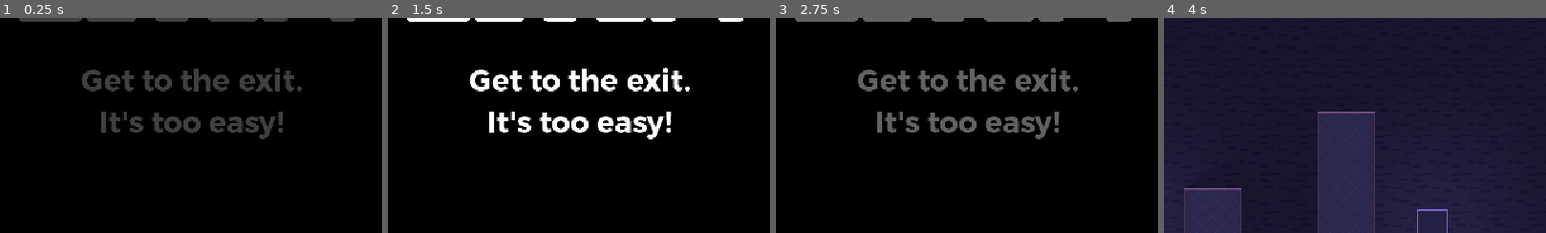
Above: before the commit, frames 1-4 (left to right).
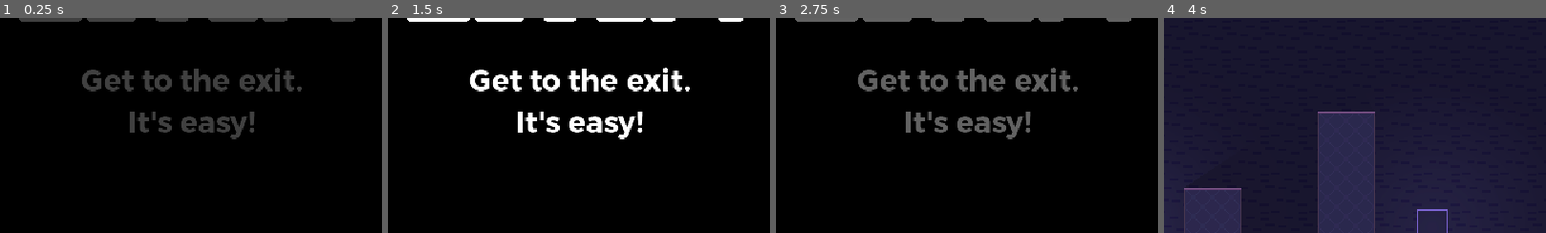
Above: after the commit, the same moments.

Repository: robotmaster/game-off-2026
Game: Godot game, scene res://scenes/level_start.tscn
Two runs of this game, one before a commit and one after it. Both use one fixed random seed, a clock stepped at 60 frames per second and the inputs below.
Inputs:
- Up to frame 1 (0.25 s): no input
- Up to frame 2 (1.5 s): hold Shift (move_slow) 0.53-1.28 s; hold Right (right) from 0.53 s (still down); tap B (revert_jump) at 0.77 s; tap Enter at 1.25 s; tap X (switch_edit) at 1.35 s
- Up to frame 3 (2.75 s): tap B (revert_jump) at 1.52 s; tap R (reset) at 2 s; release Right (right) at 2.03 s; hold Left (left) from 2.03 s (still down); tap Z (toggle_play) at 2.1 s
- Up to frame 4 (4 s): release Left (left) at 2.78 s; hold Right (right) from 2.78 s (still down); tap Shift (move_slow) at 2.85 s; tap B (revert_jump) at 3.02, 3.77 s; tap X (switch_edit) at 3.6 s
The pictures show only the part of the screen within x 25-75%, y 24-74%; the shares and areas given below are measured in that part.

The runs differ from the first frame. In frame 1, 2.3% of the frame differs, in the area x 26-74%, y 43-57%; in frame 2, 2.6%, in the area x 26-75%, y 43-57%; in frame 3, 2.4%; in frame 4, nothing differs.

Commit message:
did some polishing

Diff:
--- a/game-off-2026/globals/level_manager.gd
+++ b/game-off-2026/globals/level_manager.gd
@@ -21,11 +21,11 @@
 ]
 
 const room_to_tip = {
-	"res://scenes/rooms/basics/intro.tscn": "Get to the exit.\nIt's too easy!",
+	"res://scenes/rooms/basics/intro.tscn": "Get to the exit.\nIt's easy!",
 	"res://scenes/rooms/basics/polygon_intro.tscn": "Red + Green + Blue = White\nand maybe something else",
 	"res://scenes/rooms/basics/polygon_intro_2.tscn": "Something else you might wanna know:\nR to reset\nB to undo your last jump",
 	"res://scenes/rooms/moving/moving_poly_intro.tscn": "Legend goes that entering areas of high energy gives you special powers.",
-	"res://scenes/rooms/moving/moving_2.tscn": "This one is easy.\nBy the way, how many holes are in a straw?",
+	"res://scenes/rooms/moving/moving_2.tscn": "Use Shift for precision moving.",
 	"res://scenes/rooms/moving/two_areas.tscn": "Remember what I said about the high energy?\nEnergy can come in different forms, you know?",
 	"res://scenes/rooms/moving/two_areas_2.tscn": "Life Advice:\nEverything has an upside and a downside.",
 	"res://scenes/rooms/moving/falling_lock_intro.tscn": "Some people pass out after using immense power.",
--- a/game-off-2026/scenes/rooms/basics/intro.tscn
+++ b/game-off-2026/scenes/rooms/basics/intro.tscn
@@ -1,14 +1,102 @@
 [gd_scene format=4 uid="uid://dttkllv1b276k"]
 
 [ext_resource type="PackedScene" uid="uid://b8ioekin6ogii" path="res://scenes/room.tscn" id="1_63hat"]
+[ext_resource type="Texture2D" uid="uid://cev8n5oedbx37" path="res://sprites/trigger_hints.png" id="2_tdkdy"]
+
+[sub_resource type="GDScript" id="GDScript_83bra"]
+script/source = "extends TriggerHint
+
+var moved := false
+
+
+func override_hint_spawn_pos() -> Vector2:
+	return get_node(\"../Player\").global_position
+
+func override_hint_time_increment(delta: float) -> void:
+	if Input.is_action_just_pressed(\"left\") or Input.is_action_just_pressed(\"right\") or Input.is_action_just_pressed(\"up\"):
+		moved = true
+
+	if not moved:
+		spawn_hint_timer += delta
+	else:
+		spawn_hint_timer = spawn_hint_initial_value
+"
+
+[sub_resource type="GDScript" id="GDScript_n74t1"]
+script/source = "extends TriggerHint
+
+var moved := false
+var jumped := false
+
+func override_hint_spawn_pos() -> Vector2:
+	return get_node(\"../Player\").global_position
+
+func override_hint_time_increment(delta: float) -> void:
+	if Input.is_action_just_pressed(\"left\") or Input.is_action_just_pressed(\"right\") or Input.is_action_just_pressed(\"up\"):
+		moved = true
+
+	if Input.is_action_just_pressed(\"up\"):
+		jumped = true
+
+	if moved and not jumped:
+		spawn_hint_timer += delta
+	else:
+		spawn_hint_timer = spawn_hint_initial_value
+"
 
 [node name="Room" unique_id=1685634979 instance=ExtResource("1_63hat")]
 
 [node name="Tiles" parent="." index="1" unique_id=235629107]
 tile_map_data = PackedByteArray("AADs/woAAAABAAEAAAABAAsAAAABAAIAAAACAAsAAAABAAIAAAADAAsAAAABAAIAAAAEAAsAAAABAAIAAAAFAA …(6800 unchanged characters)…
 
-[node name="Exit" parent="." index="6" unique_id=1218272071]
+[node name="MovePolygonTrigger" type="Area2D" parent="." index="6" unique_id=1764046566]
+script = SubResource("GDScript_83bra")
+
+[node name="Hint" type="Node2D" parent="MovePolygonTrigger" index="0" unique_id=1750557210]
+
+[node name="Hint4" type="Sprite2D" parent="MovePolygonTrigger/Hint" index="0" unique_id=1361199964]
+position = Vector2(0, -30)
+texture = ExtResource("2_tdkdy")
+vframes = 10
+frame = 7
+
+[node name="Hint" type="Sprite2D" parent="MovePolygonTrigger/Hint" index="1" unique_id=286542964]
+position = Vector2(-30, 0)
+texture = ExtResource("2_tdkdy")
+vframes = 10
+frame = 6
+
+[node name="Hint2" type="Sprite2D" parent="MovePolygonTrigger/Hint" index="2" unique_id=298191261]
+position = Vector2(30, 0)
+texture = ExtResource("2_tdkdy")
+vframes = 10
+frame = 5
+
+[node name="JumpTrigger" type="Area2D" parent="." index="7" unique_id=2059442436]
+script = SubResource("GDScript_n74t1")
+
+[node name="Hint" type="Node2D" parent="JumpTrigger" index="0" unique_id=1353027190]
+
+[node name="Hint4" type="Sprite2D" parent="JumpTrigger/Hint" index="0" unique_id=457350084]
+position = Vector2(0, -30)
+texture = ExtResource("2_tdkdy")
+vframes = 10
+frame = 9
+
+[node name="Hint4" type="Sprite2D" parent="JumpTrigger/Hint/Hint4" index="0" unique_id=1297601676]
+position = Vector2(-50, 0)
+texture = ExtResource("2_tdkdy")
+vframes = 10
+frame = 7
+
+[node name="Hint4" type="Sprite2D" parent="JumpTrigger/Hint/Hint4/Hint4" index="0" unique_id=1081475009]
+position = Vector2(100, 0)
+texture = ExtResource("2_tdkdy")
+vframes = 10
+frame = 4
+
+[node name="Exit" parent="." index="8" unique_id=1218272071]
 position = Vector2(64, 96)
 
-[node name="Player" parent="." index="7" unique_id=1936053006]
+[node name="Player" parent="." index="9" unique_id=1936053006]
 position = Vector2(-192, 80)
--- a/game-off-2026/scenes/rooms/basics/polygon_intro_2.tscn
+++ b/game-off-2026/scenes/rooms/basics/polygon_intro_2.tscn
@@ -1,6 +1,24 @@
 [gd_scene format=4 uid="uid://cn1kwobfbcuib"]
 
 [ext_resource type="PackedScene" uid="uid://b8ioekin6ogii" path="res://scenes/room.tscn" id="1_pvpit"]
+[ext_resource type="Texture2D" uid="uid://cev8n5oedbx37" path="res://sprites/trigger_hints.png" id="2_fo31u"]
+[ext_resource type="FontFile" uid="uid://dj4krrmnr7cdn" path="res://fonts/ari-w9500-display.ttf" id="3_jubu7"]
+
+[sub_resource type="GDScript" id="GDScript_jubu7"]
+script/source = "extends TriggerHint
+
+
+func override_hint_spawn_pos() -> Vector2:
+	return get_node(\"../Player\").global_position
+"
+
+[sub_resource type="LabelSettings" id="LabelSettings_apwu6"]
+font = ExtResource("3_jubu7")
+outline_size = 8
+outline_color = Color(0, 0, 0, 1)
+
+[sub_resource type="RectangleShape2D" id="RectangleShape2D_jubu7"]
+size = Vector2(395, 93)
 
 [node name="Room" unique_id=1685634979 instance=ExtResource("1_pvpit")]
 
@@ -11,7 +29,7 @@
 use_parent_material = true
 position = Vector2(-286, 102)
 color = Color(1, 0, 0, 1)
-polygon = PackedVector2Array(193, -88, 296, -13, 272, 0, 172, -1)
+polygon = PackedVector2Array(193, -88, 325, 3, 190, -66)
 
 [node name="Polygon2D2" type="Polygon2D" parent="MainPolygons/PolygonCanvas/Red" parent_id_path=PackedInt32Array(349891011) index="1" unique_id=1340193889]
 use_parent_material = true
@@ -24,7 +42,7 @@
 position = Vector2(-199, 102)
 scale = Vector2(1, 1.0769231)
 color = Color(0, 1, 0, 1)
-polygon = PackedVector2Array(144, 34.35714, 228, -65, 80, -74.28571)
+polygon = PackedVector2Array(150, 16.71428, 228, -65, 80, -74.28571)
 
 [node name="Polygon2D2" type="Polygon2D" parent="MainPolygons/PolygonCanvas/Green" parent_id_path=PackedInt32Array(737133991) index="1" unique_id=1326208267]
 use_parent_material = true
@@ -44,11 +62,49 @@
 color = Color(0, 0, 1, 1)
 polygon = PackedVector2Array(-270, -64, -186, 34, -223, 85, -289, 32)
 
-[node name="Exit" parent="." index="6" unique_id=1218272071]
+[node name="StuckTrigger" type="Area2D" parent="." index="6" unique_id=866737286]
+script = SubResource("GDScript_jubu7")
+
+[node name="Hint" type="Node2D" parent="StuckTrigger" index="0" unique_id=876336179]
+
+[node name="Hint5" type="Sprite2D" parent="StuckTrigger/Hint" index="0" unique_id=1972474091]
+position = Vector2(-50, -63)
+texture = ExtResource("2_fo31u")
+vframes = 10
+frame = 3
+
+[node name="Label" type="Label" parent="StuckTrigger/Hint" index="1" unique_id=2129341366]
+offset_left = -32.0
+offset_top = -71.0
+offset_right = 22.0
+offset_bottom = -48.0
+text = "Reset"
+label_settings = SubResource("LabelSettings_apwu6")
+
+[node name="Hint6" type="Sprite2D" parent="StuckTrigger/Hint" index="2" unique_id=1879517153]
+position = Vector2(-50, -36)
+texture = ExtResource("2_fo31u")
+vframes = 10
+frame = 4
+
+[node name="Label2" type="Label" parent="StuckTrigger/Hint" index="3" unique_id=1395074684]
+offset_left = -32.0
+offset_top = -43.0
+offset_right = 69.0
+offset_bottom = -6.0
+text = "Undo Jump
+"
+label_settings = SubResource("LabelSettings_apwu6")
+
+[node name="CollisionShape2D" type="CollisionShape2D" parent="StuckTrigger" index="1" unique_id=274048069]
+position = Vector2(-108.5, 133.5)
+shape = SubResource("RectangleShape2D_jubu7")
+
+[node name="Exit" parent="." index="7" unique_id=1218272071]
 position = Vector2(-288, -96)
 
-[node name="Player" parent="." index="7" unique_id=1936053006]
+[node name="Player" parent="." index="8" unique_id=1936053006]
 position = Vector2(272, 144)
 
-[node name="CanvasModulate" parent="." index="8" unique_id=1055200988]
+[node name="CanvasModulate" parent="." index="9" unique_id=1055200988]
 color = Color(0.8175213, 0.8175213, 0.81752115, 1)
--- a/game-off-2026/scenes/rooms/moving/moving_poly_intro.tscn
+++ b/game-off-2026/scenes/rooms/moving/moving_poly_intro.tscn
@@ -4,22 +4,101 @@
 [ext_resource type="PackedScene" uid="uid://bb5wm8lt3m5hk" path="res://scenes/special_scenes/polygon_move_area.tscn" id="2_6gygu"]
 [ext_resource type="Texture2D" uid="uid://cev8n5oedbx37" path="res://sprites/trigger_hints.png" id="3_n74t1"]
 
-[sub_resource type="GDScript" id="GDScript_n74t1"]
-script/source = "extends TriggerHint
-
-
-# Called when the node enters the scene tree for the first time.
-func _ready() -> void:
-	pass # Replace with function body.
-
-
-# Called every frame. 'delta' is the elapsed time since the previous frame.
-func _process(delta: float) -> void:
-	pass
+[sub_resource type="GDScript" id="GDScript_jw5gh"]
+script/source = "extends TriggerHint
+
+var x_pressed := false
+var moved := false
+
+var original_positions := [Vector2(-9999, 0), Vector2(-9999, 0), Vector2(-9999, 0)]
+
+func override_hint_time_increment(delta: float) -> void:
+	if original_positions[0].x == -9999:
+		original_positions[0] = get_node(\"..\").color_1_parent.global_position
+		original_positions[1] = get_node(\"..\").color_2_parent.global_position
+		original_positions[2] = get_node(\"..\").color_3_parent.global_position
+
+	if original_positions[0] != get_node(\"..\").color_1_parent.global_position:
+		moved = true
+	if original_positions[1] != get_node(\"..\").color_2_parent.global_position:
+		moved = true
+	if original_positions[2] != get_node(\"..\").color_3_parent.global_position:
+		moved = true
+
+	if get_node(\"..\").transform_editing_index > 0:
+		x_pressed = true
+
+	if get_node(\"..\").is_editing and moved and not x_pressed:
+		spawn_hint_timer += delta
+	else:
+		spawn_hint_timer = spawn_hint_initial_value
+"
+
+[sub_resource type="GDScript" id="GDScript_j283h"]
+script/source = "extends TriggerHint
+
+var moved := false
+
+var original_positions := [Vector2(-9999, 0), Vector2(-9999, 0), Vector2(-9999, 0)]
+
+func override_hint_spawn_pos() -> Vector2:
+	var Room : RoomRoot = get_node(\"..\")
+	return Room.get_current_polygon_editing().global_position
+
+func override_hint_time_increment(delta: float) -> void:
+	if original_positions[0].x == -9999:
+		original_positions[0] = get_node(\"..\").color_1_parent.global_position
+		original_positions[1] = get_node(\"..\").color_2_parent.global_position
+		original_positions[2] = get_node(\"..\").color_3_parent.global_position
+
+	if original_positions[0] != get_node(\"..\").color_1_parent.global_position:
+		moved = true
+	if original_positions[1] != get_node(\"..\").color_2_parent.global_position:
+		moved = true
+	if original_positions[2] != get_node(\"..\").color_3_parent.global_position:
+		moved = true
+
+	if get_node(\"..\").is_editing and not moved:
+		spawn_hint_timer += delta
+	else:
+		spawn_hint_timer = spawn_hint_initial_value
+"
+
+[sub_resource type="GDScript" id="GDScript_ulext"]
+script/source = "extends TriggerHint
+
+var z_used := false
+
+func inherit_ready() -> void:
+	spawn_hint_timer = -2.0
+	spawn_hint_initial_value = -2.0
+
+func override_hint_time_increment(delta: float) -> void:
+	if get_node(\"..\").is_editing:
+		z_used = true
+
+	if not overlaps_body(get_node(\"../Player\")) and not z_used:
+		spawn_hint_timer += delta
+	else:
+		spawn_hint_timer = spawn_hint_initial_value
 "
 
 [sub_resource type="RectangleShape2D" id="RectangleShape2D_apwu6"]
 size = Vector2(80, 80)
+
+[sub_resource type="GDScript" id="GDScript_n74t1"]
+script/source = "extends TriggerHint
+
+var z_used := false
+
+func override_hint_time_increment(delta: float) -> void:
+	if get_node(\"..\").is_editing:
+		z_used = true
+	if overlaps_body(get_node(\"../Player\")) and not z_used:
+		spawn_hint_timer += delta
+	else:
+		spawn_hint_timer = spawn_hint_initial_value
+"
 
 [node name="Room" unique_id=1685634979 instance=ExtResource("1_6gygu")]
 
@@ -51,7 +130,58 @@
 color = Color(0, 0, 1, 1)
 polygon = PackedVector2Array(-224, 160, -224, 192, -256, 192, -256, 160)
 
-[node name="ZTrigger" type="Area2D" parent="." index="6" unique_id=777372225]
+[node name="XTrigger" type="Area2D" parent="." index="6" unique_id=1116313981]
+script = SubResource("GDScript_jw5gh")
+
+[node name="Hint" type="Sprite2D" parent="XTrigger" index="0" unique_id=1296088840]
+position = Vector2(-264, 67)
+texture = ExtResource("3_n74t1")
+vframes = 10
+frame = 1
+
+[node name="MovePolygonTrigger" type="Area2D" parent="." index="7" unique_id=1910479555]
+script = SubResource("GDScript_j283h")
+
+[node name="Hint" type="Node2D" parent="MovePolygonTrigger" index="0" unique_id=798234413]
+
+[node name="Hint4" type="Sprite2D" parent="MovePolygonTrigger/Hint" index="0" unique_id=598797004]
+position = Vector2(0, -30)
+texture = ExtResource("3_n74t1")
+vframes = 10
+frame = 7
+
+[node name="Hint3" type="Sprite2D" parent="MovePolygonTrigger/Hint" index="1" unique_id=1512162582]
+position = Vector2(0, 30)
+texture = ExtResource("3_n74t1")
+vframes = 10
+frame = 8
+
+[node name="Hint" type="Sprite2D" parent="MovePolygonTrigger/Hint" index="2" unique_id=1332423616]
+position = Vector2(-30, 0)
+texture = ExtResource("3_n74t1")
+vframes = 10
+frame = 6
+
+[node name="Hint2" type="Sprite2D" parent="MovePolygonTrigger/Hint" index="3" unique_id=2048226736]
+position = Vector2(30, 0)
+texture = ExtResource("3_n74t1")
+vframes = 10
+frame = 5
+
+[node name="MoveToAreaTrigger" type="Area2D" parent="." index="8" unique_id=1992757783]
+script = SubResource("GDScript_ulext")
+
+[node name="CollisionShape2D" type="CollisionShape2D" parent="MoveToAreaTrigger" index="0" unique_id=1135556163]
+position = Vector2(-264, 120)
+shape = SubResource("RectangleShape2D_apwu6")
+
+[node name="Hint" type="Sprite2D" parent="MoveToAreaTrigger" index="1" unique_id=61747969]
+position = Vector2(-211, 126)
+texture = ExtResource("3_n74t1")
+vframes = 10
+frame = 6
+
+[node name="ZTrigger" type="Area2D" parent="." index="9" unique_id=777372225]
 script = SubResource("GDScript_n74t1")
 
 [node name="CollisionShape2D" type="CollisionShape2D" parent="ZTrigger" index="0" unique_id=262838952]
@@ -61,9 +191,10 @@
 [node name="Hint" type="Sprite2D" parent="ZTrigger" index="1" unique_id=2042505563]
 position = Vector2(-264, 67)
 texture = ExtResource("3_n74t1")
-
-[node name="Exit" parent="." index="7" unique_id=1218272071]
+vframes = 10
+
+[node name="Exit" parent="." index="10" unique_id=1218272071]
 position = Vector2(48, 64)
 
-[node name="Player" parent="." index="8" unique_id=1936053006]
+[node name="Player" parent="." index="11" unique_id=1936053006]
 position = Vector2(-160, 144)
--- a/game-off-2026/scripts/trigger_hint.gd
+++ b/game-off-2026/scripts/trigger_hint.gd
@@ -1,11 +1,79 @@
 extends Area2D
 class_name TriggerHint
 
-# Called when the node enters the scene tree for the first time.
-func _ready() -> void:
-	pass # Replace with function body.
+var hint_timer := 0.0
+var current_hint_node : Node2D = null
+var current_hint_start_pos : Vector2
+
+@export var original_hint_position : Vector2
+
+@export var spawn_hint_time := 4.5
+var spawn_hint_timer := 2.0
+var spawn_hint_initial_value := 2.0
 
 
-# Called every frame. 'delta' is the elapsed time since the previous frame.
+@export var hint_fade_in := 0.3
+@export var hint_stay := 1.2
+@export var hint_fade := 0.6
+
+@export var hint_move_up_start := 1.5
+@export var hint_move_up_speed := 12.0
+
+func _ready() -> void:
+	assert(is_instance_valid($Hint), "hint doesn't exist inside trigger hint")
+	$Hint.visible = false
+	original_hint_position = $Hint.global_position
+	inherit_ready()
+
+func inherit_ready() -> void:
+	pass
+
 func _process(delta: float) -> void:
-	pass
+	hint_timer += delta
+	override_hint_behavior(delta)
+
+	if not is_instance_valid(current_hint_node):
+		return
+
+	if hint_timer < hint_fade_in:
+		current_hint_node.modulate.a = hint_timer / hint_fade_in
+	elif hint_timer < hint_fade_in + hint_stay:
+		current_hint_node.modulate.a = 1
+	elif hint_timer < hint_fade_in + hint_stay + hint_fade:
+		current_hint_node.modulate.a = 1 - (hint_timer - hint_stay - hint_fade_in) / hint_fade
+	else:
+		current_hint_node.queue_free()
+
+	if hint_timer < hint_move_up_start:
+		current_hint_node.global_position = current_hint_start_pos
+	else:
+		current_hint_node.global_position = current_hint_start_pos + Vector2(0, -1) * hint_move_up_speed * (hint_timer - hint_move_up_start)
+
+func override_hint_behavior(delta: float) -> void:
+	override_hint_time_increment(delta)
+
+	if spawn_hint_timer > spawn_hint_time:
+		spawn_hint(override_hint_spawn_pos())
+		spawn_hint_timer -= spawn_hint_time
+
+func override_hint_spawn_pos() -> Vector2:
+	return original_hint_position
+
+func override_hint_time_increment(delta: float) -> void:
+	if overlaps_body(get_node("../Player")):
+		spawn_hint_timer += delta
+	else:
+		spawn_hint_timer = spawn_hint_initial_value
+
+func spawn_hint(hint_position: Vector2) -> void:
+	if is_instance_valid(current_hint_node):
+		current_hint_node.queue_free()
+
+	current_hint_node = $Hint.duplicate()
+	current_hint_node.visible = true
+
+	add_child(current_hint_node)
+	current_hint_node.global_position = hint_position
+
+	current_hint_start_pos = hint_position
+	hint_timer = 0
Binary file changed: game-off-2026/sprites/trigger_hints.aseprite
Binary file changed: game-off-2026/sprites/trigger_hints.png
